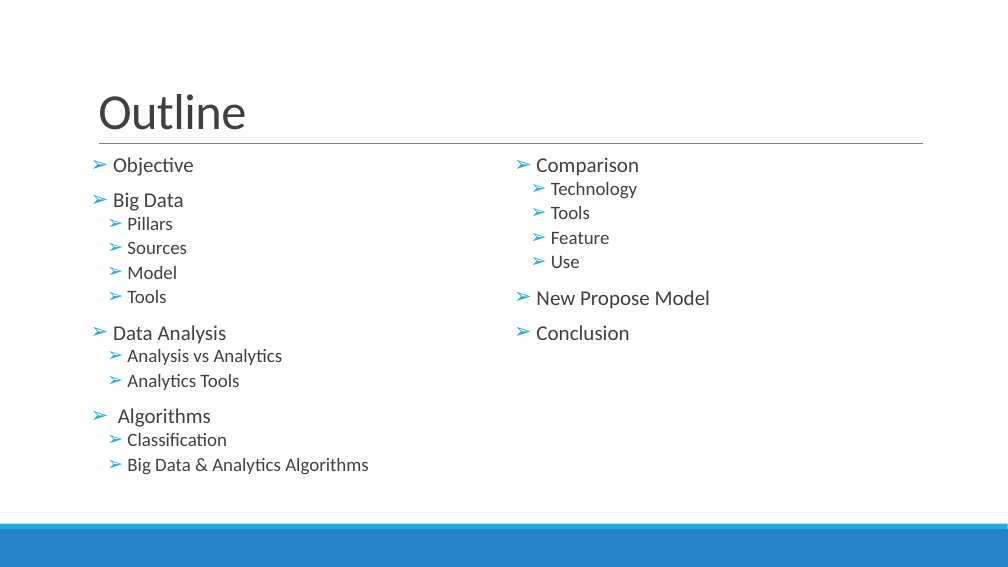
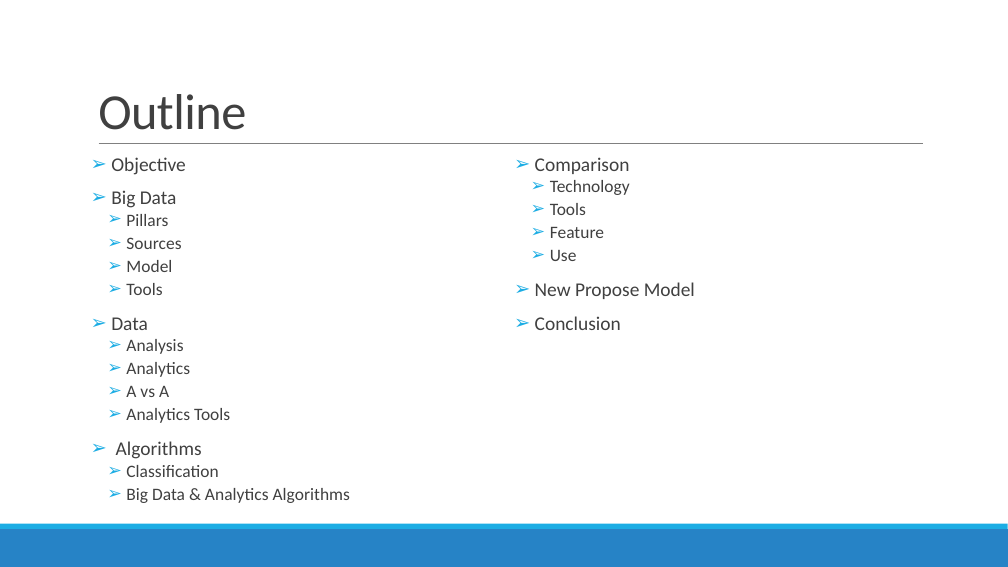
Before and after one commit to DistributedSystems-Fall2018-NEDUET/project-dist_sys, a slide deck: slide 4 of Project Interim Submission/Generic DS Framework.pptx. Drawn at 1008x567 pixels with LibreOffice and Linux fonts; fonts in the diff are those of the drawing. Boxes give left, top, right and bottom in pixels: in the first picture for what was removed or moved away, otherwise in the second. Text is boxed around its words. In the diff, an @@ line names an element or a change of style, - is before the commit and + after.

Commit message:
Added Data Slide
Added introduction slide of Data

```diff
--- a/Project Interim Submission/Generic DS Framework.pptx
+++ b/Project Interim Submission/Generic DS Framework.pptx
@@ text at (111,157,350,503): size 20 to 18.5 pt in "Objective", "Big Data", "Algorithms"; size 18 to 16.6 pt in "Pillars", "Sources", "Model", "Tools" and 3 more places @@
@@ text "Comparison" at (535,157,695,330): size 20 to 18.5 pt in "Comparison", "New Propose Model", "Conclusion"; size 18 to 16.6 pt in "Technology", "Tools", "Feature", "Use" @@
@@ text at (111,317,190,397): text changed; size 18 to 16.6 pt @@
-➢ Data Analysis
-  ➢ Analysis vs Analytics
+➢ Data
+  ➢ Analysis
+  ➢ Analytics
+  ➢ A vs A
```
Also in this commit, not shown: 1 other slide changed, 1 slide added.
